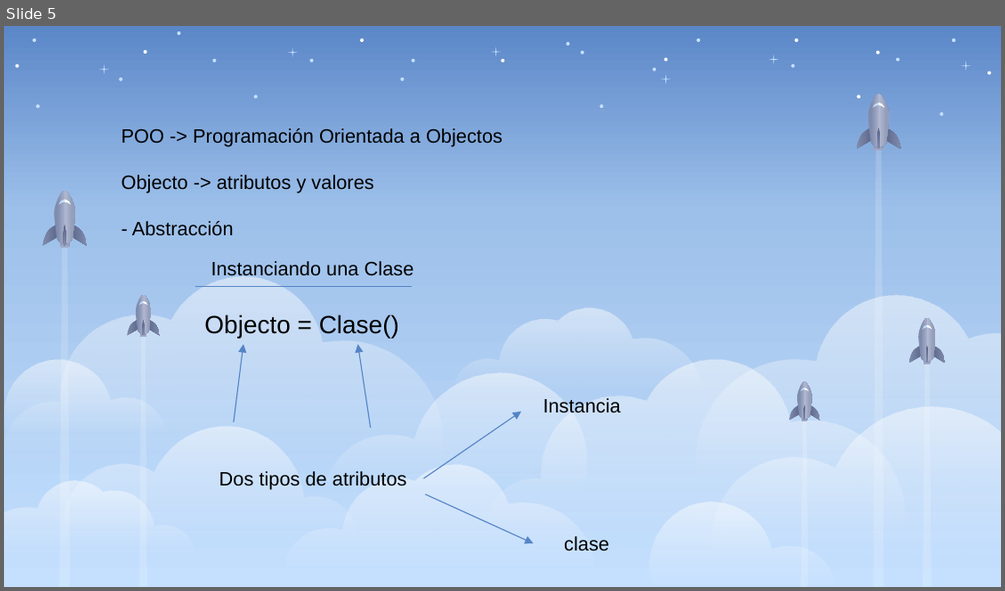
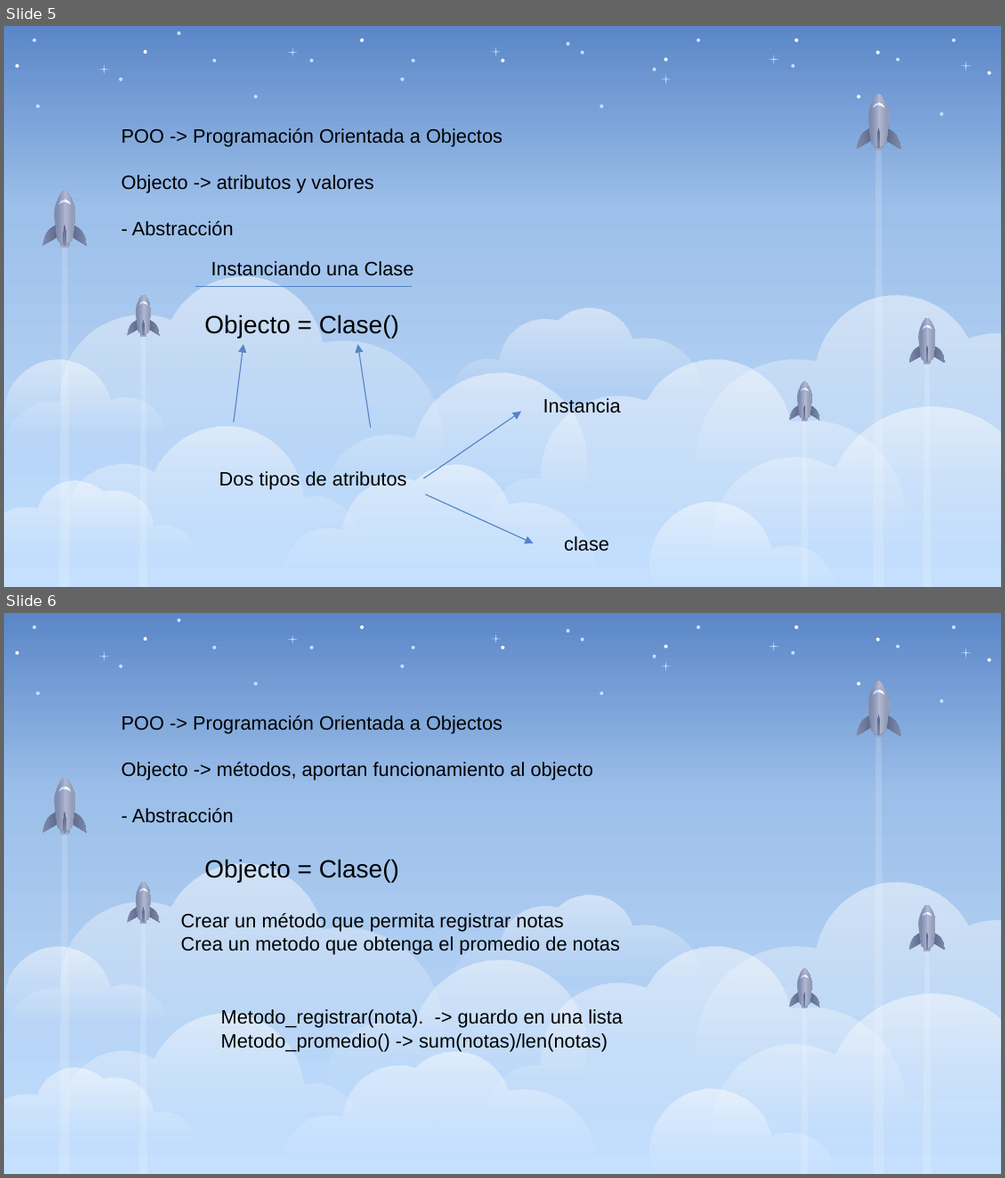
Before and after one commit to johetsy/curso-python-Profe, a slide deck: Modulo-4/clase 2/laminas.pptx. Shown one above the other, each under a label of ours: slide 5 before the commit, slides 5 and 6 after it. The pictures are 1005x591 and 1005x1178 pixels, drawn with LibreOffice and Linux fonts; fonts in the diff are those of the drawing. Boxes give left, top, right and bottom in pixels: in the first picture for what was removed or moved away, otherwise in the second. Text is boxed around its words. In the diff, an @@ line names an element or a change of style, - is before the commit and + after.

```diff
--- a/Modulo-4/clase 2/laminas.pptx
+++ b/Modulo-4/clase 2/laminas.pptx
@@ slide 6 added at box(4, 613, 1001, 1174), background gradient #5B87C8 to #9DC0EA to #C5E0FE; not listed: 89 template elements that a slide beside it also shows @@
@@ text added at box(121, 715, 593, 823), 14 pt, text #000000 @@
+POO -> Programación Orientada a Objectos
+Objecto -> métodos, aportan funcionamiento al objecto
+- Abstracción
@@ text added at box(204, 859, 399, 882), 18 pt, text #000000 @@
+Objecto = Clase()
@@ text added at box(181, 913, 620, 955), 14 pt, text #000000 @@
+Crear un método que permita registrar notas
+Crea un metodo que obtenga el promedio de notas
@@ text added at box(221, 1009, 623, 1051), 14 pt, text #000000 @@
+Metodo_registrar(nota). -> guardo en una lista
+Metodo_promedio() -> sum(notas)/len(notas)
```
Also in this commit, not shown: 1 slide changed, 2 other files.
